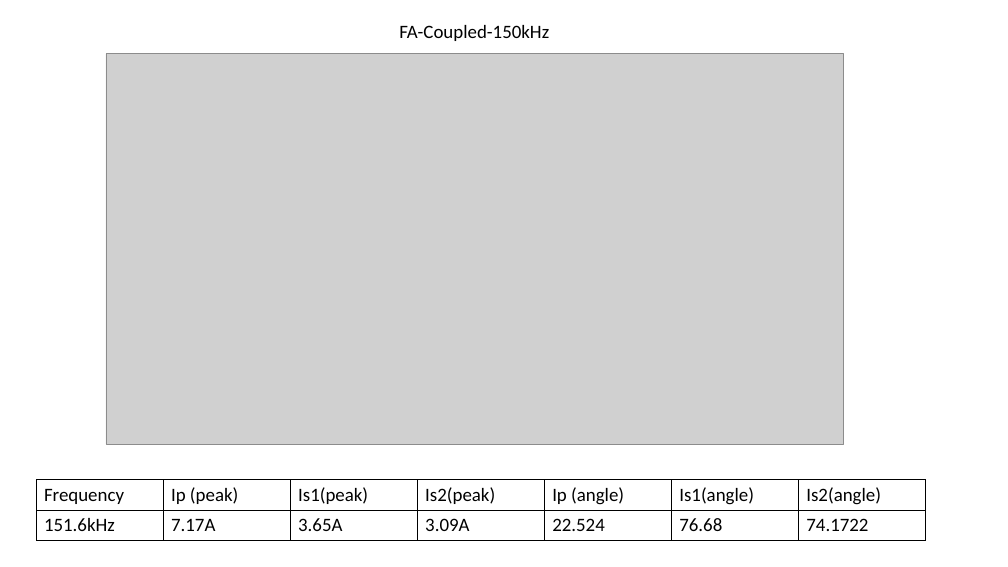
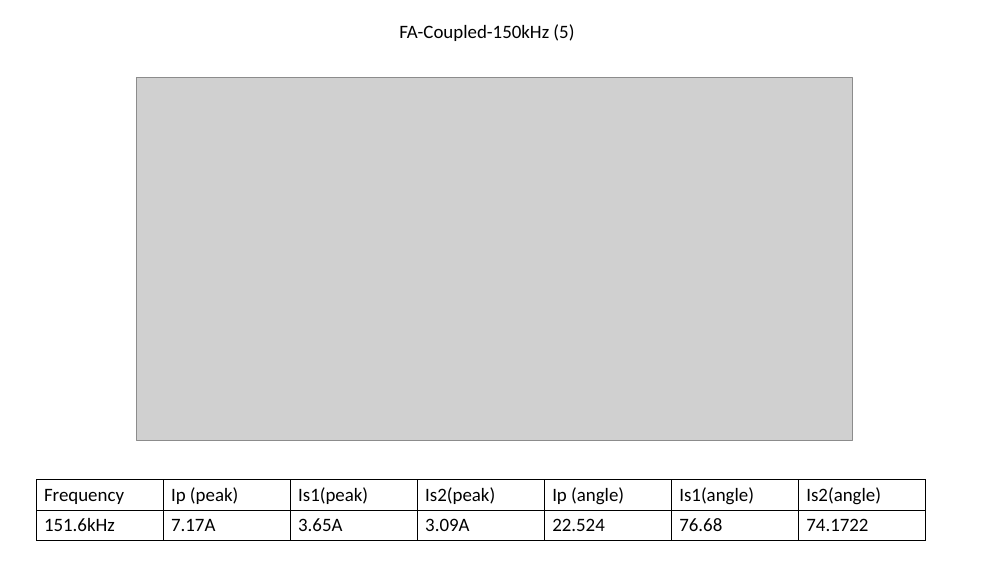
Before and after one commit to EnesAyaz/Studies, a slide deck: slide 10 of Reports/WPT/Test-Data.pptx. Drawn at 1008x567 pixels with LibreOffice and Linux fonts; fonts in the diff are those of the drawing; grey boxes stand for pictures. Boxes give left, top, right and bottom in pixels: in the first picture for what was removed or moved away, otherwise in the second. Text is boxed around its words. In the diff, an @@ line names an element or a change of style, - is before the commit and + after.

```diff
--- a/Reports/WPT/Test-Data.pptx
+++ b/Reports/WPT/Test-Data.pptx
@@ text at bbox=[399, 24, 574, 41]: text changed @@
-FA-Coupled-150kHz
+FA-Coupled-150kHz (5)
@@ picture: place and size @@
-picture at bbox=[106, 54, 844, 444]
+picture at bbox=[137, 78, 853, 440]
```
Also in this commit, not shown: 7 other slides changed, 11 slides added, 1 slide removed, 12 other files.
